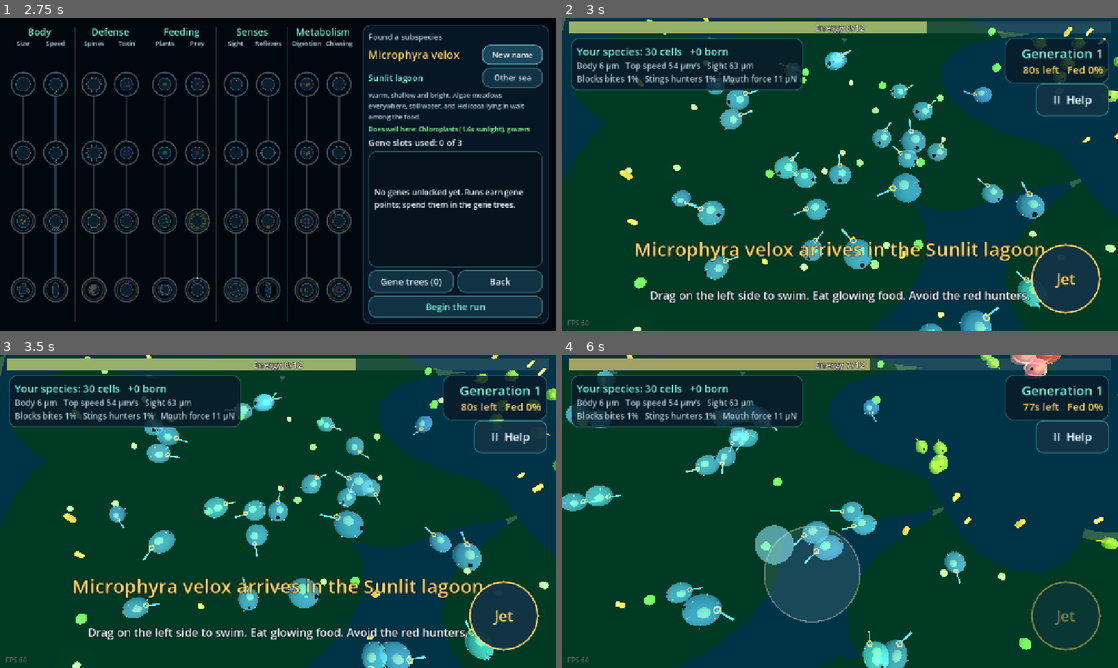
Above: before the commit, frames 1-4 (two rows, left to right).
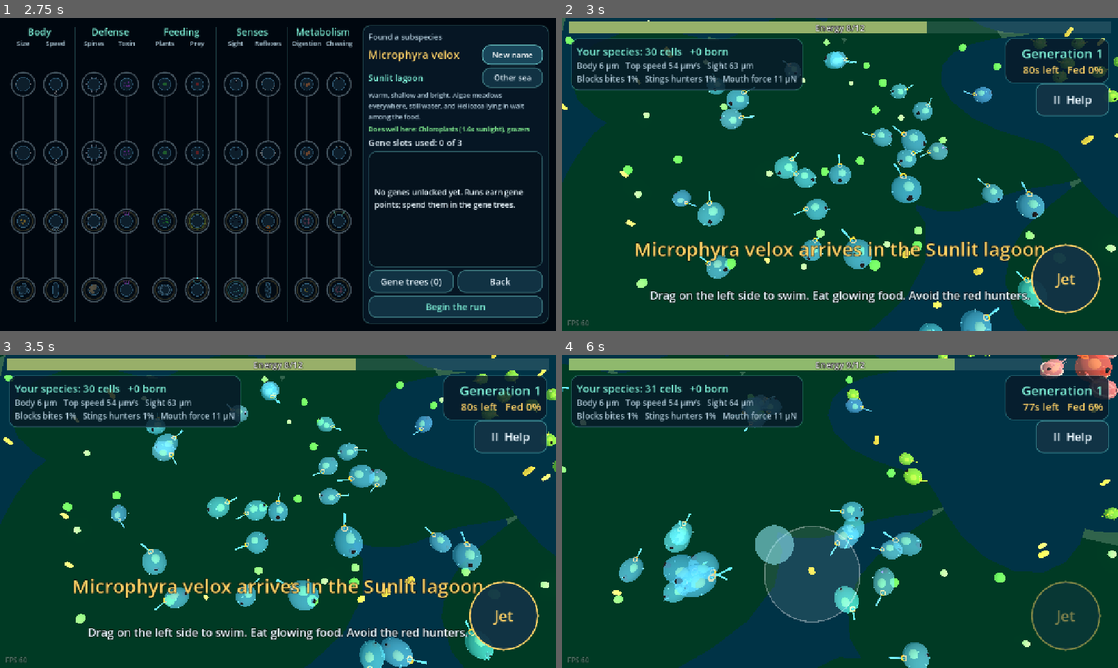
Above: after the commit, the same moments.

Repository: drag0nblad3/Sporelike-
Game: Godot game, scene res://scenes/main.tscn
The game is run twice, just before and just after one commit, with the same random seed, the same clock (stepped at 60 frames per second) and the same inputs.
Inputs (mouse positions are in pixels of both pictures, inside the frame that each line leads up to):
- Up to frame 1 (2.75 s): click "New subspecies" at 0.5 s; click "New name" at 1.25 s; click "New name" at 2 s
- Up to frame 2 (3 s): click "Begin the run" at 2.75 s
- Up to frame 3 (3.5 s): no input
- Up to frame 4 (6 s): move the mouse to (962, 495) at 3.52 s; hold Right (ui_right) 3.53-4.25 s; tap Q at 3.6 s; click (962, 495) at 3.67 s; tap Space at 3.77 s; drag from (728, 527) to (812, 574) at 4.27 s; move the mouse to (895, 442) at 5.02 s; hold Right (ui_right) 5.03-5.75 s; tap R at 5.1 s; drag from (812, 574) to (673, 464) at 5.77 s

Frame 1 is identical in both runs. In frame 2, 2.5% of the frame differs, in the area x 0-100%, y 0-100%; in frame 3, 6.5%; in frame 4, 11%.

Commit message:
Food regrows 30% slower and only next to surviving food of its kind
A missing piece now grows back only if a piece of the same kind is within
16 units (about half the screen width at the starting zoom), so an
eaten-out patch stays empty instead of refilling.

Co-Authored-By: Claude Opus 5.5 <noreply@anthropic.com>
Claude-Session: https://claude.ai/code/session_01LRZhwziJdRPUeAQ5yHzD78

Diff:
--- a/scripts/world/food_field.gd
+++ b/scripts/world/food_field.gd
@@ -11,6 +11,12 @@
 const STARTLE_RANGE := 2.5
 ## Organisms are never bigger than this, so it bounds the eating reach.
 const MAX_REACH := 3.5
+## Regrowth runs this many times slower than each kind's regrow_interval.
+const REGROW_SLOWDOWN := 1.3
+## A missing piece only grows back if a piece of the same kind is still
+## within this distance (about half the screen width at the starting zoom),
+## so a patch that is eaten out stays empty.
+const SEED_RANGE := 16.0
 
 var rng: RandomNumberGenerator
 var patches: Array[FoodPatch] = []
@@ -43,8 +49,11 @@
 			continue
 		patch.regrow_timer -= delta
 		if patch.regrow_timer <= 0.0:
-			patch.regrow_timer = patch.kind.regrow_interval / maxf(abundance, 0.1)
-			_spawn(patch)
+			patch.regrow_timer = patch.kind.regrow_interval * REGROW_SLOWDOWN \
+				/ maxf(abundance, 0.1)
+			var p := patch.random_point(rng)
+			if _grid.has_kind_near(patch.kind, p, SEED_RANGE):
+				_spawn(patch, p)
 
 
 ## Starts growing food in these patches, fully stocked.
@@ -52,7 +61,7 @@
 	for patch in new_patches:
 		patches.append(patch)
 		for _i in _stock(patch) - patch.count:
-			_spawn(patch)
+			_spawn(patch, patch.random_point(rng))
 	refresh()
 
 
@@ -169,7 +178,7 @@
 	return maxi(roundi(patch.target * abundance), 2)
 
 
-func _spawn(patch: FoodPatch) -> void:
+func _spawn(patch: FoodPatch, p: Vector2) -> void:
 	var kind := patch.kind
 	var item := FoodItem.new()
 	item.roll(kind, rng)
@@ -180,7 +189,6 @@
 		item.energy *= FoodPatch.HIDDEN_RICHNESS
 	var key := "%s%d%s" % [kind.id, item.tier(), "h" if patch.hidden else ""]
 	item.material_override = _materials[key]
-	var p := patch.random_point(rng)
 	item.position = Vector3(p.x, 0.0, p.y)
 	add_child(item)
 	_grid.add(item)
--- a/scripts/world/food_grid.gd
+++ b/scripts/world/food_grid.gd
@@ -55,6 +55,16 @@
 	return found
 
 
+## True if any piece of this kind lies within reach of pos: food only
+## regrows next to food of its own kind (FoodField.SEED_RANGE).
+func has_kind_near(kind: FoodKind, pos: Vector2, reach: float) -> bool:
+	var reach_sq := reach * reach
+	for item in near(pos, reach):
+		if item.kind.id == kind.id and item.flat_pos().distance_squared_to(pos) <= reach_sq:
+			return true
+	return false
+
+
 func _gather(bucket: Variant, found: Array[FoodItem]) -> void:
 	if bucket == null:
 		return
